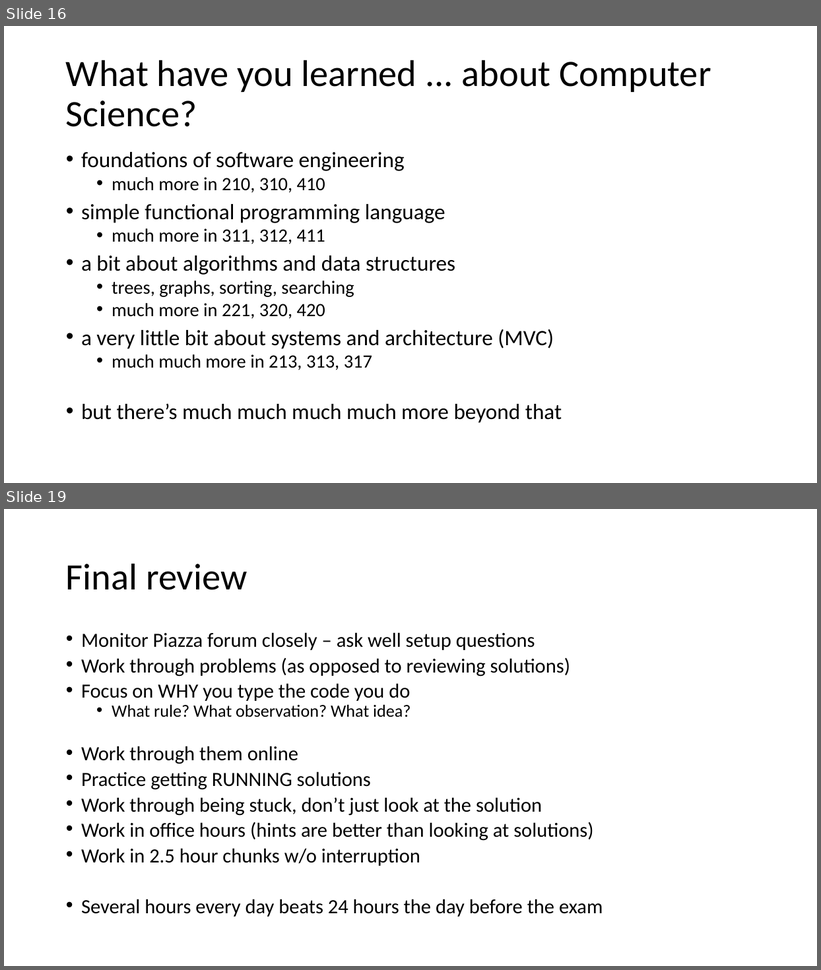
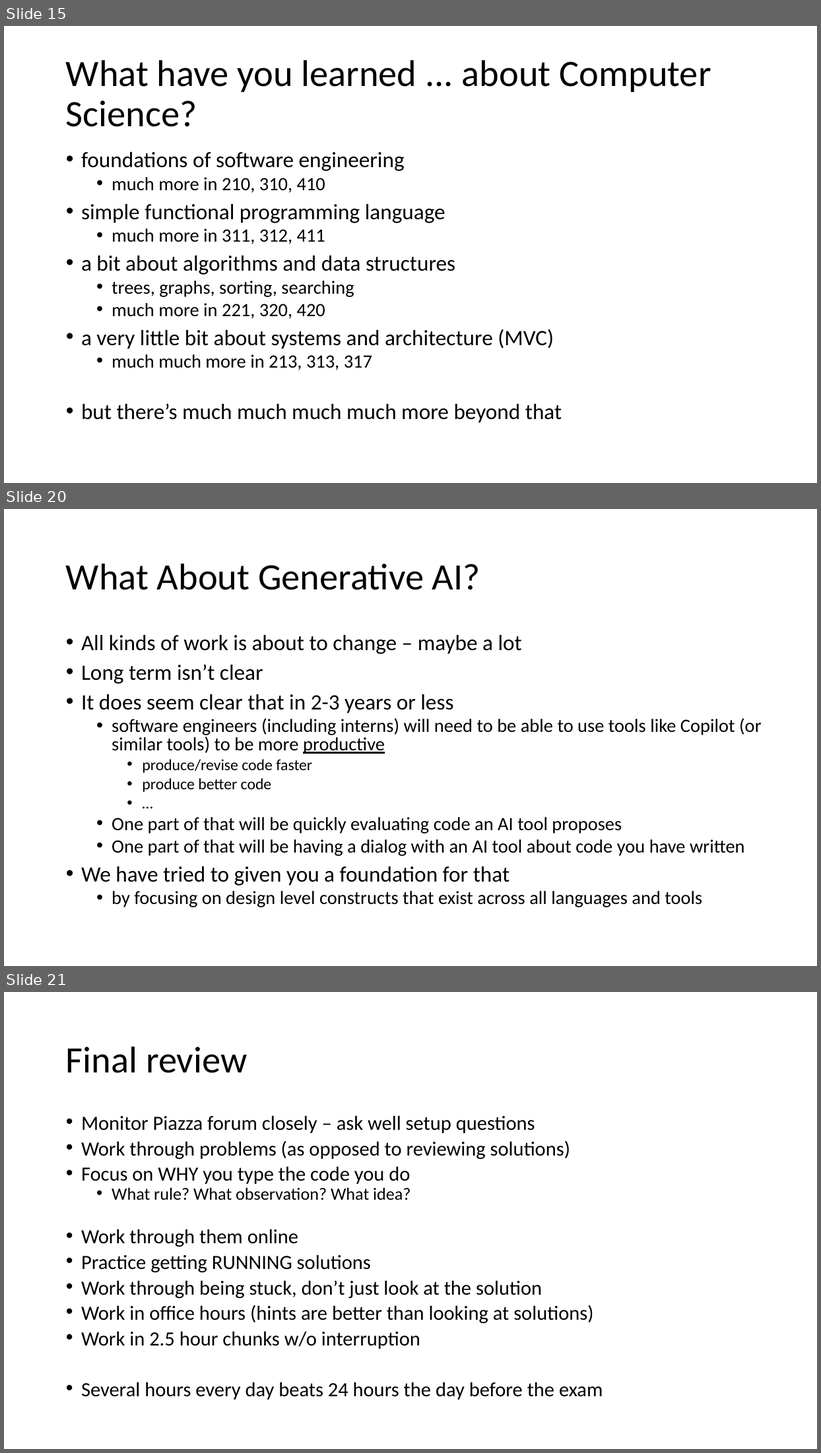
Before and after one commit to GregorKiczales/spd-materials, a slide deck: instructor/l23/lec23-wrap.pptx. Shown one above the other, each under a label of ours: slides 16 and 19 before the commit, slides 15, 20 and 21 after it; the slides between them are not shown. The pictures are 821x970 and 821x1453 pixels, drawn with LibreOffice and Linux fonts; fonts in the diff are those of the drawing. Boxes give left, top, right and bottom in pixels: in the first picture for what was removed or moved away, otherwise in the second. Text is boxed around its words. In the diff, an @@ line names an element or a change of style, - is before the commit and + after.

```diff
--- a/instructor/l23/lec23-wrap.pptx
+++ b/instructor/l23/lec23-wrap.pptx
@@ slide 20 added at [4,509,817,966], background #FFFFFF @@
@@ title added at [66,563,481,590], 44 pt, text #000000 @@
+What About Generative AI?
@@ text added at [81,635,762,908], 22.2 pt, text #000000 @@
+• All kinds of work is about to change – maybe a lot
+• Long term isn’t clear
+• It does seem clear that in 2-3 years or less
+  • software engineers (including interns) will need to be able to use tools like Copilot (or similar tools) to be more productive
+    • produce/revise code faster
+    • produce better code
+    • …
+  • One part of that will be quickly evaluating code an AI tool proposes
+  • One part of that will be having a dialog with an AI tool about code you have written
+• We have tried to given you a foundation for that
+  • by focusing on design level constructs that exist across all languages and tools
@@ what was slide 16 is now slide 15 @@
@@ what was slide 19 is now slide 21 @@
```
Also in this commit, not shown: 2 slides changed, 5 other slides added, 4 slides removed, 14 other files.
